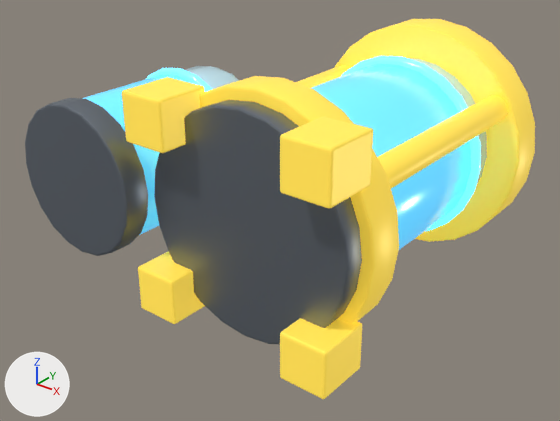
The FBX model Assets/GeneratedBaseItems/12_Water_Purifier_Station.fbx: old version first, new version second.
Before and after are seen from a camera (50 mm lens) standing at (2.34, -2.12, 1.56) and looking at (-0.04, 0.86, -0.28). Every picture has the same lights, and +X, +Y and +Z are marked at lower left. The picture after the commit comes second. Vertices at exactly the same position are counted once.

In view in the first picture: '12_Water_Purifier_Station'.
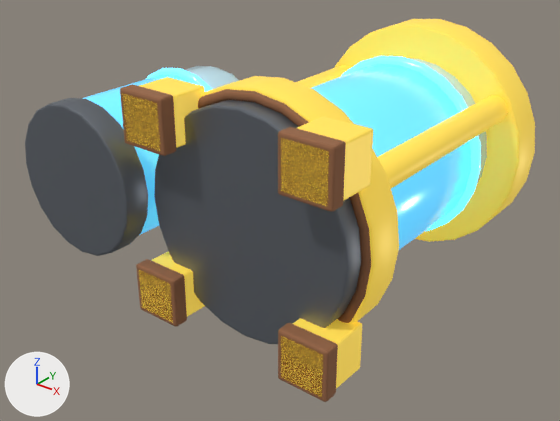
What the commit changed:
Material 'Rust | deep brown' (mat_rust___deep_brown) is new.
Its base color is (0.34, 0.15, 0.07) (brown #9e6c4b).
Its metallic is 0.24.
Its roughness is 0.84.
Material 'Rust | orange oxide' (mat_rust___orange_oxide) is new.
Its base color is (0.64, 0.28, 0.11) (orange #d1905d).
Its metallic is 0.32.
Its roughness is 0.76.
me_12_water_purifier_station_mesh_001 is used by ob_12_water_purifier_station; location (0.0, 0.0, 0.0).
me_12_water_purifier_station_mesh_001 had 3650 vertices, 3368 faces and spanned x -1.09..0.96, y 0.0..2.03, z -0.64..0.64.
me_12_water_purifier_station_mesh_001 now has 4450 vertices, 4160 faces and spans x -1.09..0.96, y 0.0..2.03, z -0.64..0.64.
me_12_water_purifier_station_mesh_001 part 1: a new loose piece, a torus around y (ring radius 0.58, tube radius 0.032) spanning x -0.292..0.932, y 0.228..0.292, z -0.612..0.612, in mat_rust___deep_brown (brown #9e6c4b).
me_12_water_purifier_station_mesh_001 part 2: the loose piece of 56 vertices spanning x 0.64..0.88, y 0.0..0.28, z -0.56..-0.32 is copied, and the copy is scaled about its middle by (1.09, 0.252, 1.09), then moved by (0.0, -0.1, 0.0), in mat_rust___deep_brown (brown #9e6c4b); it spans x 0.63..0.89, y 0.0..0.08, z -0.57..-0.31.
me_12_water_purifier_station_mesh_001 part 3: the loose piece of 56 vertices spanning x 0.64..0.88, y 0.0..0.28, z 0.32..0.56 is copied, and the copy is scaled about its middle by (1.09, 0.252, 1.09), then moved by (0.0, -0.1, 0.0), in mat_rust___deep_brown (brown #9e6c4b); it spans x 0.63..0.89, y 0.0..0.08, z 0.31..0.57.
me_12_water_purifier_station_mesh_001 part 4: the loose piece of 56 vertices spanning x -0.24..0.0, y 0.0..0.28, z -0.56..-0.32 is copied, and the copy is scaled about its middle by (1.09, 0.252, 1.09), then moved by (0.0, -0.1, 0.0), in mat_rust___deep_brown (brown #9e6c4b); it spans x -0.25..0.01, y 0.0..0.08, z -0.57..-0.31.
me_12_water_purifier_station_mesh_001 part 5: the loose piece of 56 vertices spanning x -0.24..0.0, y 0.0..0.28, z 0.32..0.56 is copied, and the copy is scaled about its middle by (1.09, 0.252, 1.09), then moved by (0.0, -0.1, 0.0), in mat_rust___deep_brown (brown #9e6c4b); it spans x -0.25..0.01, y 0.0..0.08, z 0.31..0.57.
Other edits to the shape of me_12_water_purifier_station_mesh_001 do not show in these pictures.
me_12_water_purifier_station_mesh_001 gains material mat_rust___deep_brown (brown #9e6c4b).
me_12_water_purifier_station_mesh_001 gains material mat_rust___orange_oxide (orange #d1905d).

Where the change shows, as pixel boxes (x1, y1, x2, y2) in the pictures (560 x 421 px):
'12_Water_Purifier_Station', reshaped: before (25, 19, 535, 399); after (25, 19, 535, 402)
part 1 of me_12_water_purifier_station_mesh_001, added (mostly hidden): after (198, 89, 371, 323)
part 2 of me_12_water_purifier_station_mesh_001, added (brown): after (278, 323, 338, 402)
part 3 of me_12_water_purifier_station_mesh_001, added (brown): after (278, 127, 346, 212)
part 4 of me_12_water_purifier_station_mesh_001, added (brown): after (136, 259, 187, 327)
part 5 of me_12_water_purifier_station_mesh_001, added (brown): after (120, 84, 176, 156)
